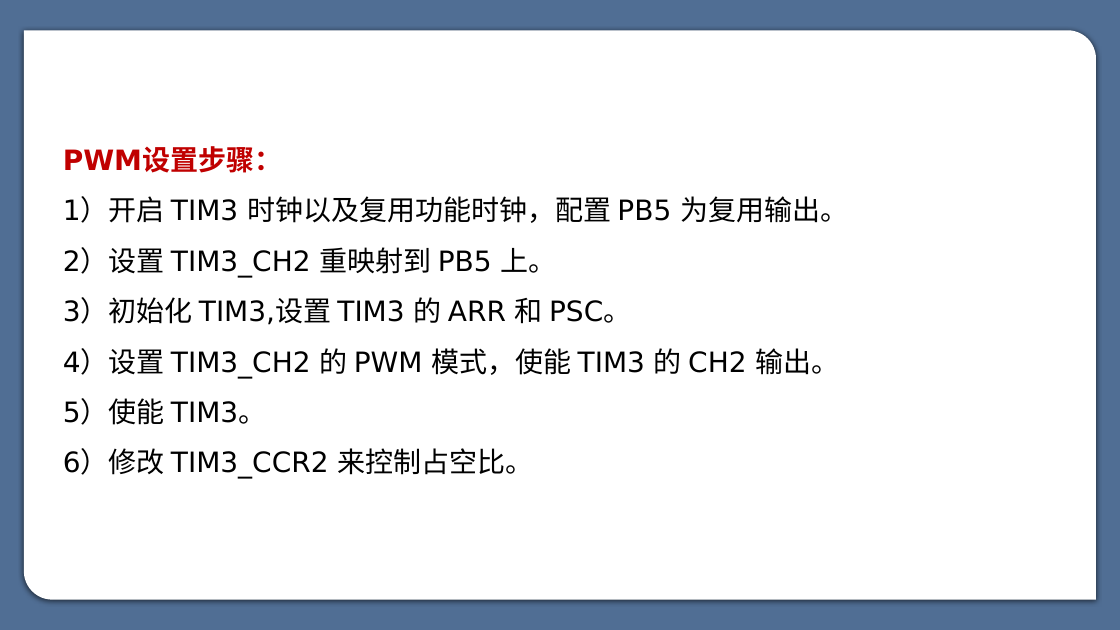
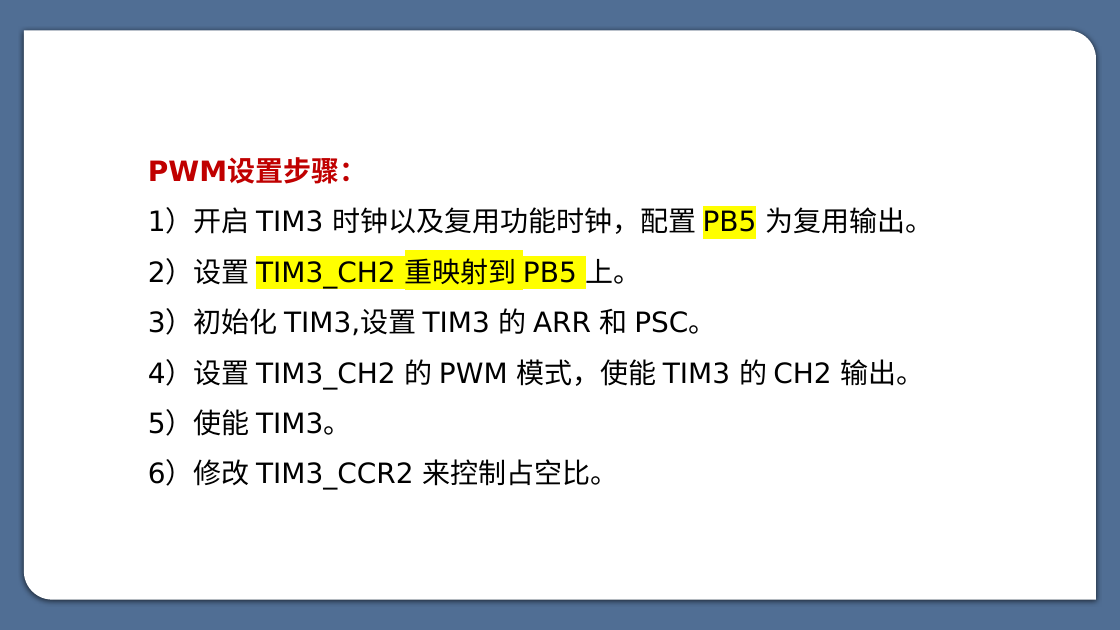
Before and after one commit to myp-super/SXU-CK-Learning-materials, a slide deck: slide 44 of 嵌入式学习资料/STM32/大三下课堂课件/第八章 定时器原理及应用.pptx. Drawn at 1120x630 pixels with LibreOffice and Linux fonts; fonts in the diff are those of the drawing. Boxes give left, top, right and bottom in pixels: in the first picture for what was removed or moved away, otherwise in the second. Text is boxed around its words. In the diff, an @@ line names an element or a change of style, - is before the commit and + after.

```diff
--- a/嵌入式学习资料/STM32/大三下课堂课件/第八章 定时器原理及应用.pptx
+++ b/嵌入式学习资料/STM32/大三下课堂课件/第八章 定时器原理及应用.pptx
@@ text "PWM设置步骤：": place and size @@
-text "PWM设置步骤：" at box(63, 148, 848, 479)
+text "PWM设置步骤：" at box(148, 159, 933, 490)
@@ text at box(148, 207, 933, 288): highlight none to #FFFF00 in "PB5", "TIM3_CH2 重映射到 PB5" @@
```
Also in this commit, not shown: 13 other slides changed.
